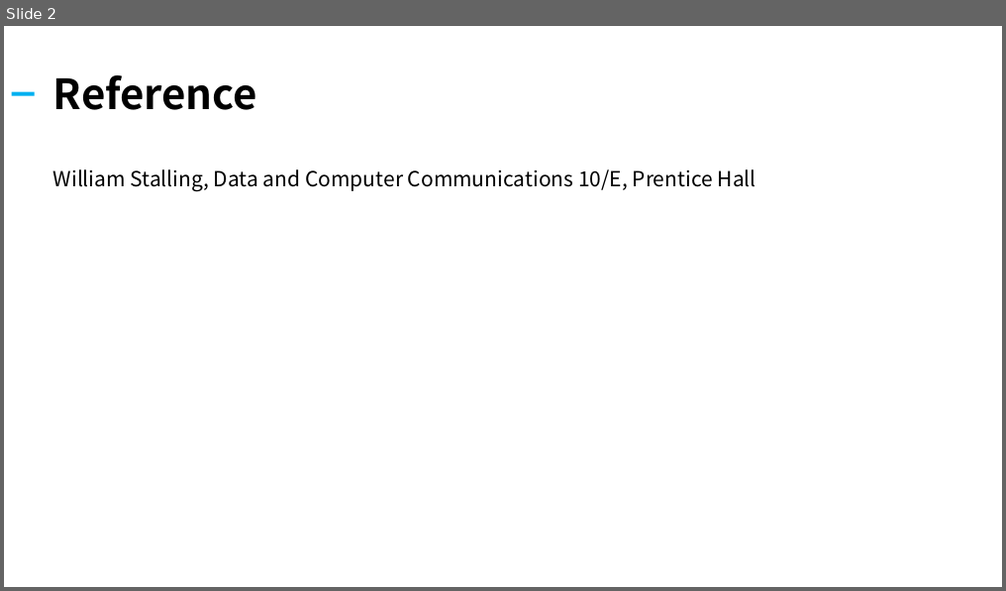
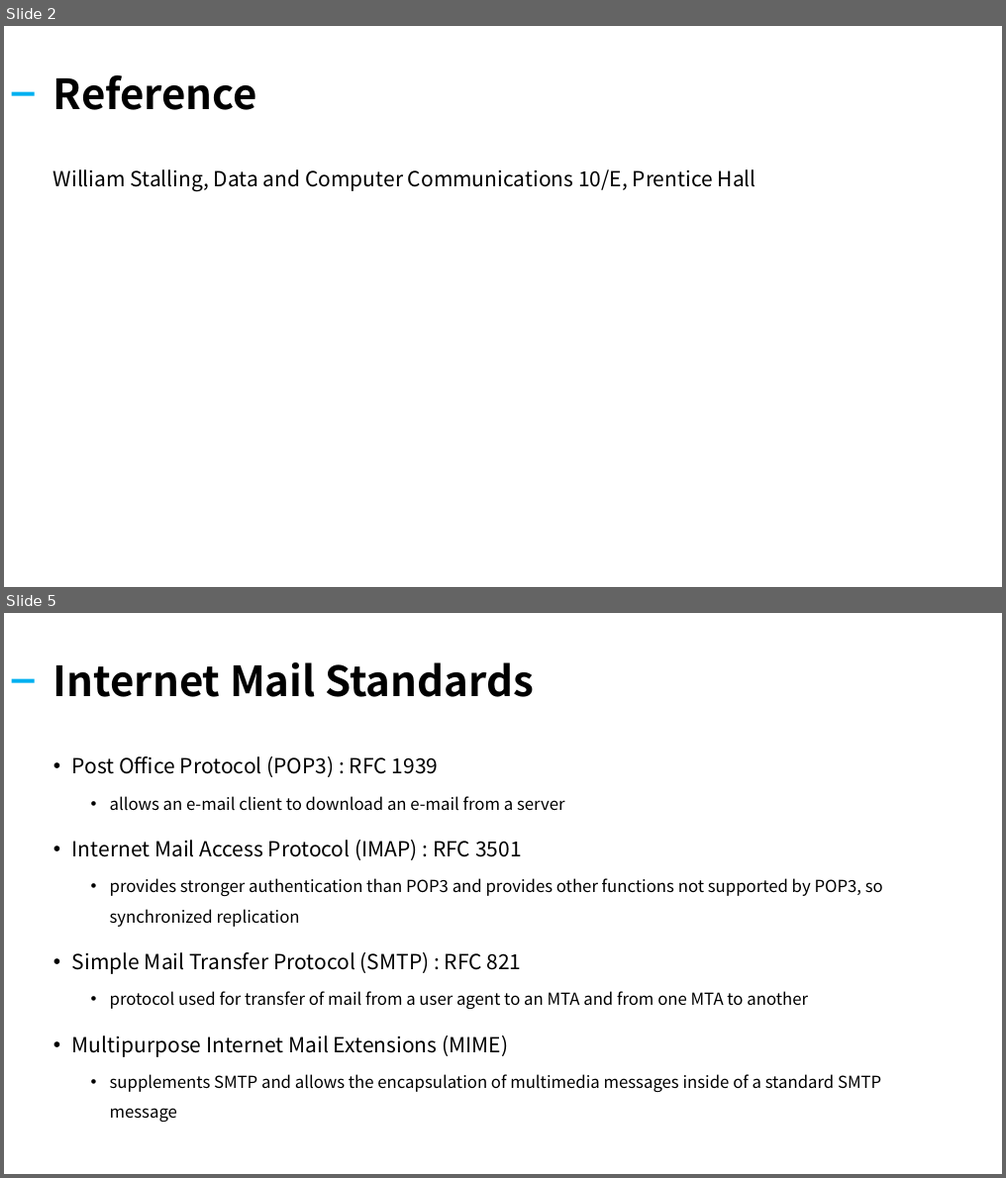
Before and after one commit to kiku99/AWS, a slide deck: Network/12. Network Internet Application.pptx. Shown one above the other, each under a label of ours: slide 2 before the commit, slides 2 and 5 after it; the slides between them are not shown. The pictures are 1006x591 and 1006x1178 pixels, drawn with LibreOffice and Linux fonts; fonts in the diff are those of the drawing. Boxes give left, top, right and bottom in pixels: in the first picture for what was removed or moved away, otherwise in the second. Text is boxed around its words. In the diff, an @@ line names an element or a change of style, - is before the commit and + after.

```diff
--- a/Network/12. Network Internet Application.pptx
+++ b/Network/12. Network Internet Application.pptx
@@ slide 5 added at (4,613,1002,1174), background #FFFFFF @@
@@ title added at (54,663,534,697), 40 pt, text #000000, bold @@
+Internet Mail Standards
@@ rectangle added at (12,679,35,682), fill #00B0F0 @@
@@ text added at (72,757,883,1122), 16 pt, text #000000 @@
+• Post Office Protocol (POP3) : RFC 1939
+  • allows an e-mail client to download an e-mail from a server
+• Internet Mail Access Protocol (IMAP) : RFC 3501
+  • provides stronger authentication than POP3 and provides other functions not supported by POP3, so synchronized replication
+• Simple Mail Transfer Protocol (SMTP) : RFC 821
+  • protocol used for transfer of mail from a user agent to an MTA and from one MTA to another
+• Multipurpose Internet Mail Extensions (MIME)
+  • supplements SMTP and allows the encapsulation of multimedia messages inside of a standard SMTP message
```
Also in this commit, not shown: 1 slide changed, 20 other slides added, 20 slides removed, 1 other file.
